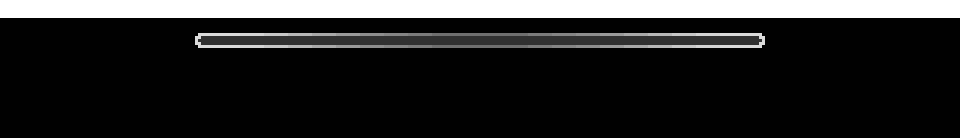
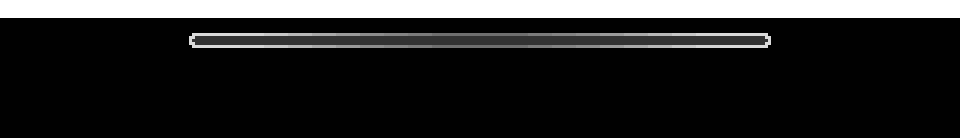
The second 960x138 image is a revision of the first. Changes to its layers:
painted on "border" over [189, 33, 771, 48]
painted on "bg", unmasked it over [192, 33, 768, 48]
